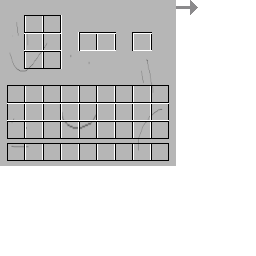
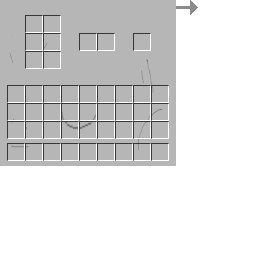
The second 256 × 256 image is a revision of the first. Changes to its layers:
added layer "Pasted Layer copy #3" above "Pasted Layer copy #4" over [132, 32, 152, 51]
added layer "Pasted Layer copy #4" above "Pasted Layer copy #2" over [78, 32, 97, 51]
added layer "Pasted Layer copy #2" above "Layer #4" over [91, 32, 116, 51]
added layer "Layer #4" above "Layer #3" over [7, 143, 169, 161]
added layer "Layer #3" above "Layer #5" over [7, 85, 169, 139]
added layer "Layer #5" above "Layer #2" over [25, 15, 43, 69]
added layer "Layer #2" above "Layer #1" over [13, 15, 97, 72]
